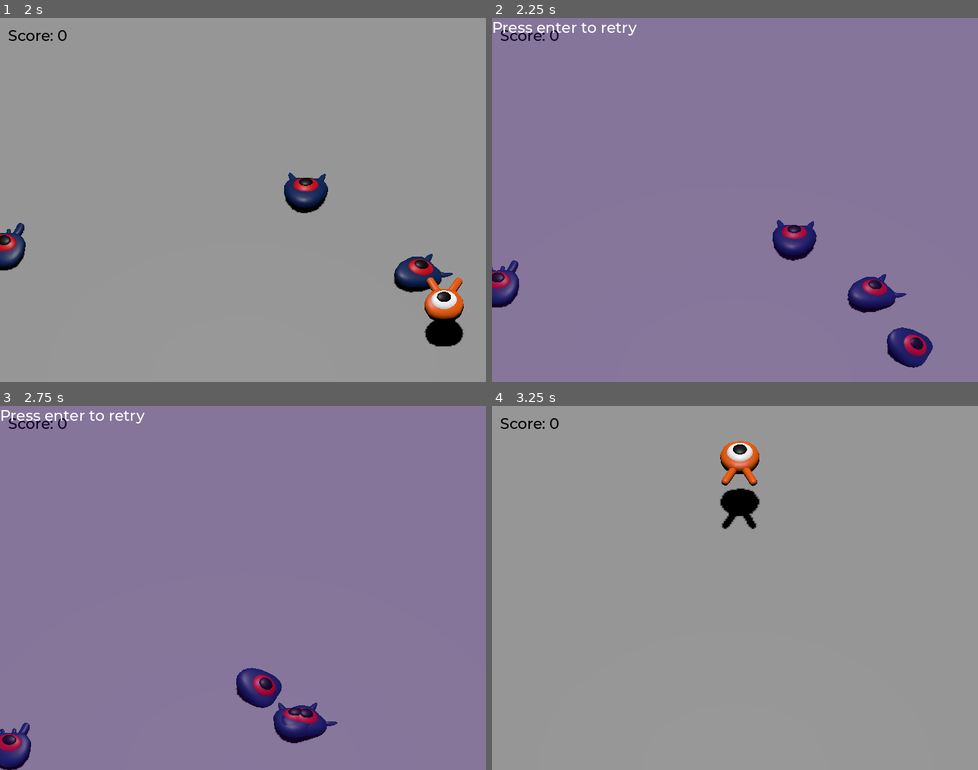
Above: before the commit, frames 1-4 (two rows, left to right).
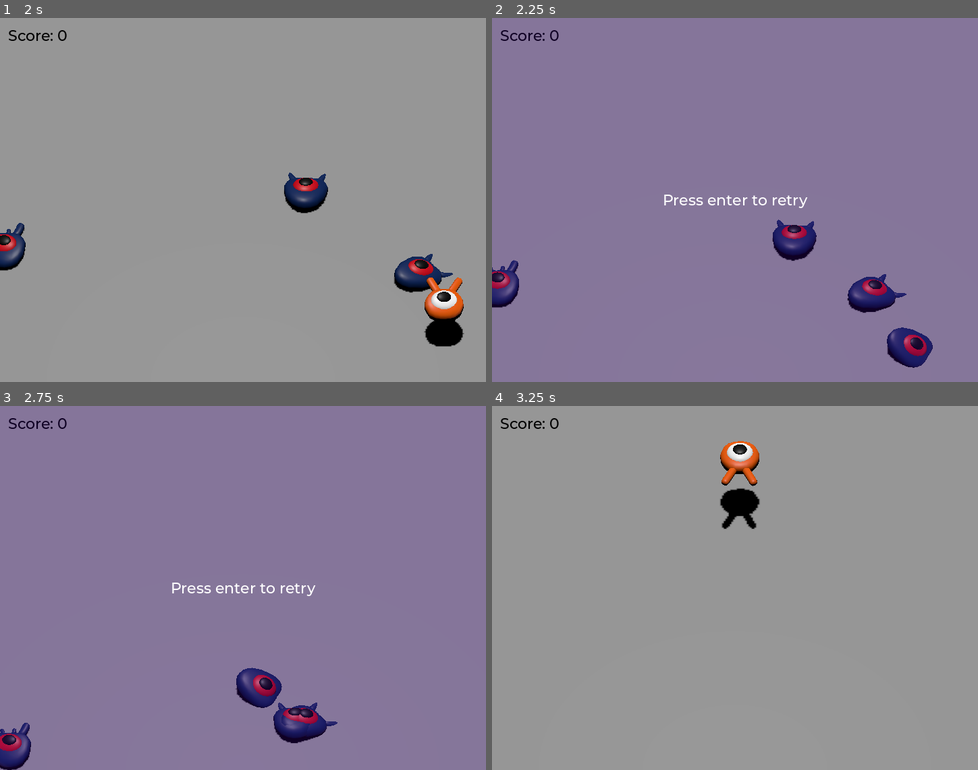
Above: after the commit, the same moments.

Repository: AndreuMB/Squash-the-Creeps-2
Game: Godot game, scene res://main.tscn
Two runs of this game, one before a commit and one after it. Both use one fixed random seed, a clock stepped at 60 frames per second and the inputs below.
Inputs:
- Up to frame 1 (2 s): tap Enter (ui_accept) at 0.5 s; hold D (move_right) 0.53-1.28 s; tap Space (jump) at 0.77, 1.52 s; hold S (move_back) from 1.28 s (still down)
- Up to frame 2 (2.25 s): release S (move_back) at 2.03 s; hold D (move_right) from 2.03 s (still down)
- Up to frame 3 (2.75 s): keep holding D (move_right)
- Up to frame 4 (3.25 s): tap Enter (ui_accept) at 2.75 s; release D (move_right) at 2.78 s; hold W (move_forward) from 2.78 s (still down); tap Space (jump) at 3.02 s

Frame 1 is identical in both runs. In frame 2, 0.6% of the frame differs, in the area x 0-65%, y 1-53%; in frame 3, 0.6%; in frame 4, nothing differs.

Commit message:
added soundtrack

Diff:
--- a/Player.gd
+++ b/Player.gd
@@ -57,5 +57,4 @@
 
 
 func _on_mob_detector_body_entered(body: Node3D) -> void:
-	print("enter mob detector")
 	die()
--- a/main.tscn
+++ b/main.tscn
@@ -1,10 +1,10 @@
 [gd_scene load_steps=12 format=3 uid="uid://41ksep4r83ci"]
 
 [ext_resource type="PackedScene" uid="uid://bv5c7xctnampi" path="res://player.tscn" id="1_tqs5b"]
-[ext_resource type="Script" path="res://Main.gd" id="1_ubf3c"]
+[ext_resource type="Script" uid="uid://cuvxt8k515brq" path="res://main.gd" id="1_ubf3c"]
 [ext_resource type="PackedScene" uid="uid://drtcqtf5novpo" path="res://mob.tscn" id="2_bwh0l"]
 [ext_resource type="FontFile" uid="uid://bwai3d868ol4l" path="res://fonts/Montserrat-Medium.ttf" id="4_qe36e"]
-[ext_resource type="Script" path="res://score_label.gd" id="5_dhi68"]
+[ext_resource type="Script" uid="uid://crparosc10bfy" path="res://score_label.gd" id="5_dhi68"]
 
 [sub_resource type="BoxShape3D" id="BoxShape3D_5ekpp"]
 size = Vector3(60, 3, 60)
@@ -116,9 +116,18 @@
 color = Color(0.282353, 0, 0.658824, 0.215686)
 
 [node name="Label" type="Label" parent="UserInterface/Retry"]
-layout_mode = 0
-offset_right = 40.0
-offset_bottom = 28.0
+layout_mode = 1
+anchors_preset = 8
+anchor_left = 0.5
+anchor_top = 0.5
+anchor_right = 0.5
+anchor_bottom = 0.5
+offset_left = -107.0
+offset_top = -14.0
+offset_right = 107.0
+offset_bottom = 14.0
+grow_horizontal = 2
+grow_vertical = 2
 text = "Press enter to retry"
 
 [connection signal="hit" from="Player" to="." method="_on_player_hit"]
--- a/mob.tscn
+++ b/mob.tscn
@@ -1,6 +1,6 @@
 [gd_scene load_steps=4 format=3 uid="uid://drtcqtf5novpo"]
 
-[ext_resource type="Script" path="res://Mob.gd" id="1_5gtcl"]
+[ext_resource type="Script" uid="uid://bqvgtlop0nedy" path="res://mob.gd" id="1_5gtcl"]
 [ext_resource type="PackedScene" uid="uid://djmylm5itducq" path="res://art/mob.glb" id="2_o25kn"]
 
 [sub_resource type="BoxShape3D" id="BoxShape3D_u5lms"]
--- /dev/null
+++ b/music_player.tscn
@@ -0,0 +1,7 @@
+[gd_scene load_steps=2 format=3 uid="uid://b4ggo11660gd1"]
+
+[ext_resource type="AudioStream" uid="uid://6aeh77tgcnhw" path="res://art/House In a Forest Loop.ogg" id="1_fvyft"]
+
+[node name="MusicPlayer" type="AudioStreamPlayer"]
+stream = ExtResource("1_fvyft")
+autoplay = true
--- a/player.tscn
+++ b/player.tscn
@@ -1,7 +1,7 @@
 [gd_scene load_steps=5 format=3 uid="uid://bv5c7xctnampi"]
 
 [ext_resource type="PackedScene" uid="uid://ejx6pgbbikrr" path="res://art/player.glb" id="1_34gix"]
-[ext_resource type="Script" path="res://Player.gd" id="1_66gxd"]
+[ext_resource type="Script" uid="uid://cjw5rl4k5ypb6" path="res://player.gd" id="1_66gxd"]
 
 [sub_resource type="SphereShape3D" id="SphereShape3D_e8mmy"]
 radius = 0.8
--- a/project.godot
+++ b/project.godot
@@ -12,8 +12,12 @@
 
 config/name="Squash the Creeps (3D)"
 run/main_scene="res://main.tscn"
-config/features=PackedStringArray("4.3")
+config/features=PackedStringArray("4.4")
 config/icon="res://icon.png"
+
+[autoload]
+
+MusicPlayer="*res://music_player.tscn"
 
 [display]
 
Not shown, changed: art/mob.glb.import
Not shown, changed: art/player.glb.import
Not shown, changed: fonts/Montserrat-Medium.ttf.import
Not shown, added: main.gd.uid
Not shown, added: mob.gd.uid
Not shown, added: player.gd.uid
Not shown, added: score_label.gd.uid
